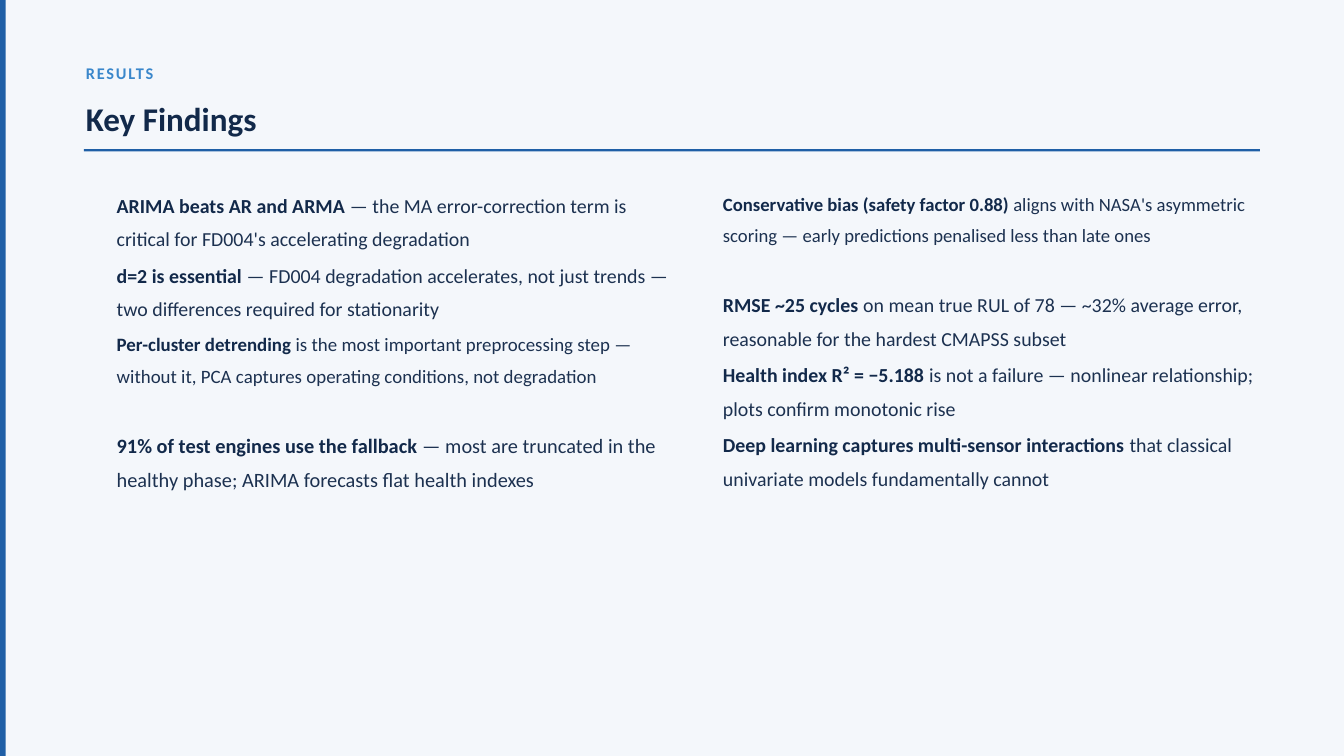
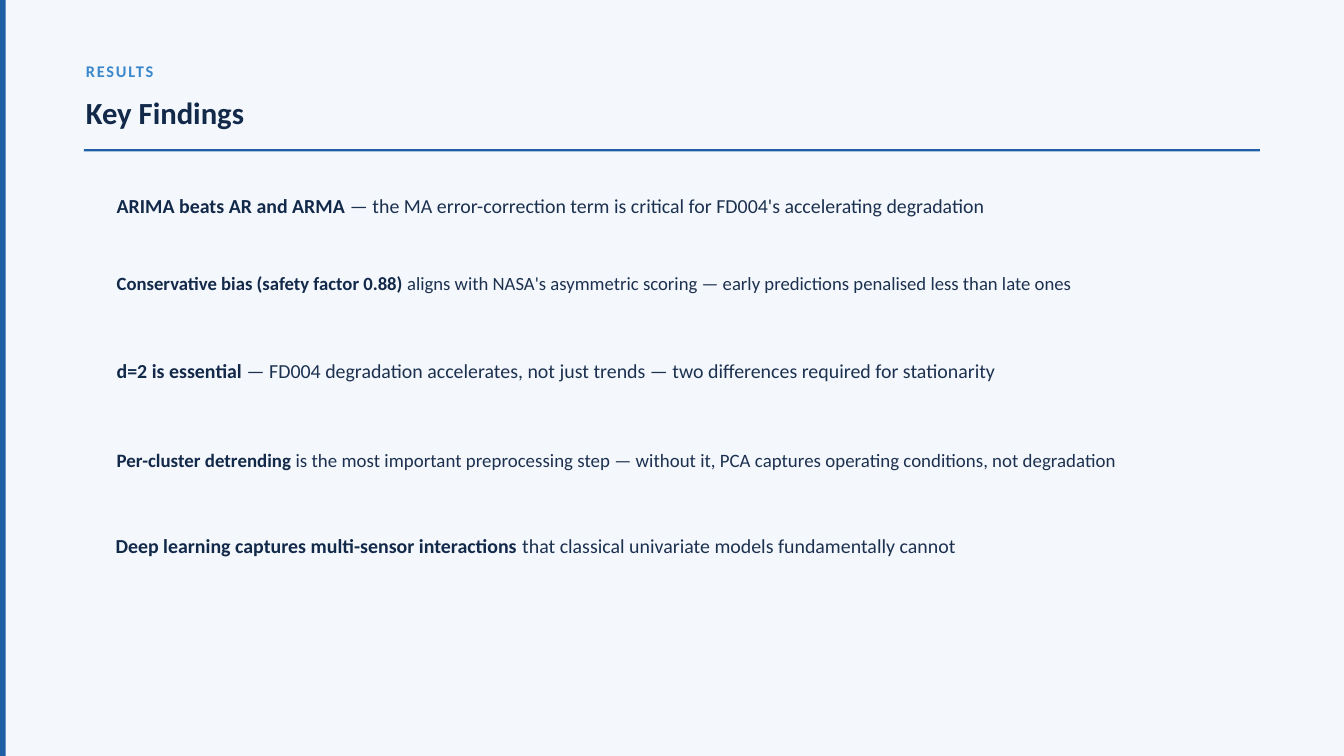
Before and after one commit to DhruvParmar051/Aircraft-Engine-Failure-Forecasting, a slide deck: slide 48 of AFM_ppt.pptx (slide 49 before the commit). Drawn at 1344x756 pixels with LibreOffice and Linux fonts; fonts in the diff are those of the drawing. Boxes give left, top, right and bottom in pixels: in the first picture for what was removed or moved away, otherwise in the second. Text is boxed around its words. In the diff, an @@ line names an element or a change of style, - is before the commit and + after.

```diff
--- a/AFM_ppt.pptx
+++ b/AFM_ppt.pptx
@@ text "RESULTS" at (x1=84, y1=62, x2=1296, y2=84): line spacing 1 to 0.9 @@
@@ text "Key Findings" at (x1=86, y1=102, x2=244, y2=129): size 35.5 to 32.8 pt; line spacing 1.1 to 1 @@
@@ text "ARIMA beats AR and ARMA ..." rewrapped from (x1=117, y1=199, x2=626, y2=250) to (x1=117, y1=199, x2=985, y2=217) @@
@@ text "Conservative bias (safety factor 0.88) ..." rewrapped from (x1=723, y1=197, x2=1245, y2=245) to (x1=117, y1=276, x2=1071, y2=293) @@
@@ text removed at (x1=723, y1=298, x2=1242, y2=346) @@
-RMSE ~25 cycles on mean true RUL of 78 — ~32% average error, reasonable for the hardest CMAPSS subset
@@ text "d=2 is essential — FD004 ..." rewrapped from (x1=117, y1=269, x2=646, y2=320) to (x1=117, y1=364, x2=995, y2=382) @@
@@ text removed at (x1=723, y1=366, x2=1253, y2=419) @@
-Health index R² = −5.188 is not a failure — nonlinear relationship; plots confirm monotonic rise
@@ text "Per-cluster detrending is the most ..." rewrapped from (x1=117, y1=337, x2=610, y2=387) to (x1=117, y1=453, x2=1116, y2=471) @@
@@ text removed at (x1=117, y1=438, x2=656, y2=491) @@
-91% of test engines use the fallback — most are truncated in the healthy phase; ARIMA forecasts flat health indexes
@@ text "Deep learning captures multi-sensor interactions ..." rewrapped from (x1=723, y1=438, x2=1232, y2=490) to (x1=116, y1=539, x2=956, y2=557) @@
```
Also in this commit, not shown: 47 other slides changed, 1 slide added, 7 slides removed.
